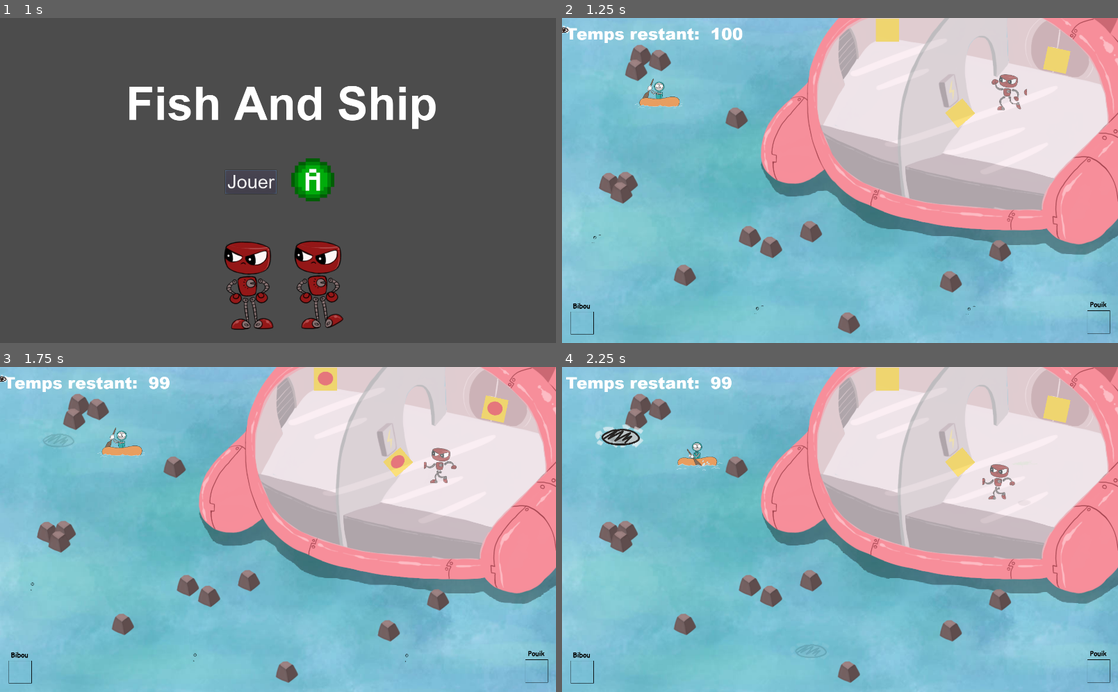
Above: before the commit, frames 1-4 (two rows, left to right).
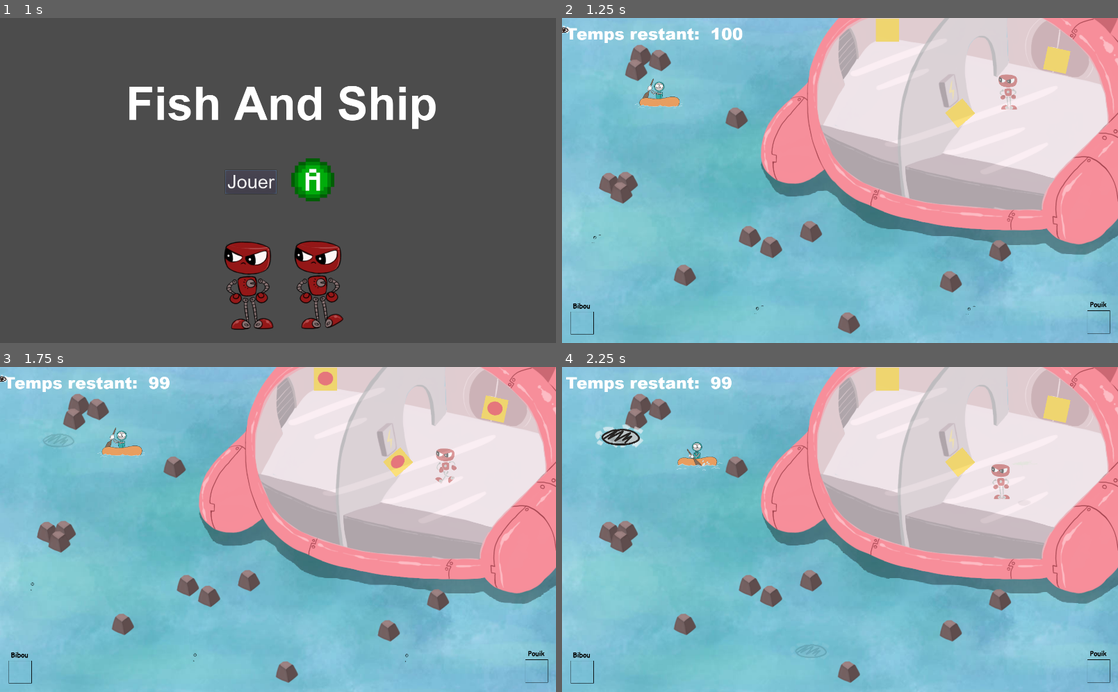
Above: after the commit, the same moments.

Repository: Majimo/FishAndShip
Game: Godot game, scene res://scenes/Intro.tscn
The game is run twice, just before and just after one commit, with the same random seed, the same clock (stepped at 60 frames per second) and the same inputs. Sound files missing from this copy of the repository are replaced by a short silence.
Inputs:
- Up to frame 1 (1 s): click "Jouer" at 0.5 s
- Up to frame 2 (1.25 s): no input
- Up to frame 3 (1.75 s): tap Enter (ui_accept) at 1.25, 1.52 s; hold Right (ui_right) from 1.28 s (still down); hold S (ui_down2) from 1.28 s (still down); tap Q (ui_left2) at 1.55 s
- Up to frame 4 (2.25 s): release Right (ui_right) at 2.03 s; release S (ui_down2) at 2.03 s; hold Down (ui_down) from 2.03 s (still down); tap Q (ui_left2) at 2.1 s

Frame 1 is identical in both runs. In frame 2, 0.3% of the frame differs, in the area x 77-84%, y 17-29%; in frame 3, 0.3%, in the area x 76-83%, y 24-36%; in frame 4, 0.3%.

Commit message:
animations pouik

Diff:
--- a/scenes/Dropzone.tscn
+++ b/scenes/Dropzone.tscn
@@ -6,7 +6,7 @@
 [ext_resource path="res://assets/objets/PlancheDeBois.png" type="Texture" id=4]
 
 [sub_resource type="RectangleShape2D" id=1]
-extents = Vector2( 48.0507, 42.3496 )
+extents = Vector2( 51.8507, 47.0996 )
 
 [node name="Dropzone" type="Area2D" groups=[
 "dropZone",
@@ -14,7 +14,7 @@
 script = ExtResource( 2 )
 
 [node name="CollisionShape2D" type="CollisionShape2D" parent="."]
-position = Vector2( -13.3, -7.60005 )
+position = Vector2( -13.3, 1.89997 )
 shape = SubResource( 1 )
 
 [node name="PlancheDeBois" type="Sprite" parent="."]
--- a/scenes/MainWorld.tscn
+++ b/scenes/MainWorld.tscn
@@ -229,7 +229,7 @@
 visible = false
 texture = ExtResource( 24 )
 
-[node name="BibouLabel2" type="Label" parent="InventaireJ2"]
+[node name="PouikLabel" type="Label" parent="InventaireJ2"]
 margin_left = -24.4584
 margin_top = -62.5681
 margin_right = 23.5416
@@ -330,6 +330,7 @@
 
 [node name="Musique" type="AudioStreamPlayer" parent="."]
 stream = ExtResource( 30 )
+volume_db = -5.0
 
 [node name="VaisseauCoule" type="Timer" parent="."]
 wait_time = 100.0
--- a/scenes/Perso.tscn
+++ b/scenes/Perso.tscn
@@ -1,23 +1,13 @@
-[gd_scene load_steps=23 format=2]
+[gd_scene load_steps=27 format=2]
 
 [ext_resource path="res://assets/Bibourame.png" type="Texture" id=1]
 [ext_resource path="res://scripts/AbstractPerso.gd" type="Script" id=2]
 [ext_resource path="res://assets/BibouPeche.png" type="Texture" id=3]
-[ext_resource path="res://assets/Pouik_Marche.png" type="Texture" id=4]
-[ext_resource path="res://assets/Pouik_Attend.png" type="Texture" id=5]
 [ext_resource path="res://sounds/Hamecon_dans_leau.wav" type="AudioStream" id=6]
 [ext_resource path="res://sounds/Soudage.wav" type="AudioStream" id=7]
 [ext_resource path="res://sounds/Choc.wav" type="AudioStream" id=8]
-
-[sub_resource type="AtlasTexture" id=1]
-flags = 4
-atlas = ExtResource( 5 )
-region = Rect2( 256, 0, 256, 300 )
-
-[sub_resource type="AtlasTexture" id=2]
-flags = 4
-atlas = ExtResource( 5 )
-region = Rect2( 512, 0, 256, 300 )
+[ext_resource path="res://sounds/Bibou_content.wav" type="AudioStream" id=9]
+[ext_resource path="res://assets/players/Pouik_Attend (1).png" type="Texture" id=10]
 
 [sub_resource type="AtlasTexture" id=3]
 flags = 4
@@ -34,56 +24,96 @@
 atlas = ExtResource( 1 )
 region = Rect2( 682, 0, 341, 256 )
 
-[sub_resource type="AtlasTexture" id=6]
+[sub_resource type="AtlasTexture" id=16]
+flags = 4
+atlas = ExtResource( 10 )
+region = Rect2( 428, 0, 214, 512 )
+
+[sub_resource type="AtlasTexture" id=17]
+flags = 4
+atlas = ExtResource( 10 )
+region = Rect2( 642, 0, 214, 512 )
+
+[sub_resource type="AtlasTexture" id=18]
+flags = 4
+atlas = ExtResource( 10 )
+region = Rect2( 856, 0, 214, 512 )
+
+[sub_resource type="AtlasTexture" id=19]
+flags = 4
+atlas = ExtResource( 10 )
+region = Rect2( 1070, 0, 214, 512 )
+
+[sub_resource type="AtlasTexture" id=8]
 flags = 4
 atlas = ExtResource( 3 )
 region = Rect2( 0, 0, 378, 256 )
 
-[sub_resource type="AtlasTexture" id=7]
+[sub_resource type="AtlasTexture" id=9]
 flags = 4
 atlas = ExtResource( 3 )
 region = Rect2( 378, 0, 378, 256 )
 
-[sub_resource type="AtlasTexture" id=8]
+[sub_resource type="AtlasTexture" id=10]
 flags = 4
 atlas = ExtResource( 3 )
 region = Rect2( 756, 0, 378, 256 )
 
-[sub_resource type="AtlasTexture" id=9]
+[sub_resource type="AtlasTexture" id=11]
 flags = 4
 atlas = ExtResource( 3 )
 region = Rect2( 1134, 0, 378, 256 )
 
-[sub_resource type="AtlasTexture" id=10]
+[sub_resource type="AtlasTexture" id=15]
 flags = 4
-atlas = ExtResource( 4 )
-region = Rect2( 256, 0, 256, 300 )
+atlas = ExtResource( 10 )
+region = Rect2( 1498, 0, 214, 512 )
 
-[sub_resource type="AtlasTexture" id=11]
+[sub_resource type="AtlasTexture" id=20]
 flags = 4
-atlas = ExtResource( 4 )
-region = Rect2( 512, 0, 256, 300 )
+atlas = ExtResource( 10 )
+region = Rect2( 0, 0, 214, 512 )
+
+[sub_resource type="AtlasTexture" id=21]
+flags = 4
+atlas = ExtResource( 10 )
+region = Rect2( 214, 0, 214, 512 )
+
+[sub_resource type="AtlasTexture" id=22]
+flags = 4
+atlas = ExtResource( 10 )
+region = Rect2( 1284, 0, 214, 512 )
 
 [sub_resource type="SpriteFrames" id=12]
 animations = [ {
-"frames": [ SubResource( 1 ), SubResource( 2 ) ],
-"loop": true,
-"name": "idle",
-"speed": 5.0
-}, {
 "frames": [ SubResource( 3 ), SubResource( 4 ), SubResource( 5 ) ],
 "loop": true,
 "name": "bibou_rame",
 "speed": 4.5
 }, {
-"frames": [ SubResource( 6 ), SubResource( 7 ), SubResource( 8 ), SubResource( 9 ) ],
+"frames": [ SubResource( 16 ), SubResource( 17 ), SubResource( 18 ), SubResource( 19 ) ],
+"loop": true,
+"name": "pouik_marche",
+"speed": 5.0
+}, {
+"frames": [ SubResource( 8 ), SubResource( 9 ), SubResource( 10 ), SubResource( 11 ) ],
 "loop": true,
 "name": "bibou_peche",
 "speed": 2.0
 }, {
-"frames": [ SubResource( 10 ), SubResource( 11 ) ],
+"frames": [ SubResource( 15 ) ],
 "loop": true,
-"name": "pouik_marche",
+"name": "pouik_soude",
+"speed": 5.0
+}, {
+"frames": [ SubResource( 20 ), SubResource( 21 ) ],
+"loop": true,
+"name": "pouik_attend",
+"speed": 2.0
+}, {
+"frames": [ SubResource( 22 ) ],
+"loop": true,
+"name": "pouik_recupere",
 "speed": 5.0
 } ]
 
@@ -99,7 +129,7 @@
 [node name="Sprite" type="AnimatedSprite" parent="."]
 scale = Vector2( 0.4, 0.4 )
 frames = SubResource( 12 )
-animation = "bibou_rame"
+animation = "pouik_recupere"
 
 [node name="Timer" type="Timer" parent="."]
 
@@ -126,6 +156,10 @@
 
 [node name="DepotDitem" type="AudioStreamPlayer" parent="."]
 stream = ExtResource( 8 )
+
+[node name="BibouContent" type="AudioStreamPlayer" parent="."]
+stream = ExtResource( 9 )
 [connection signal="timeout" from="Timer" to="." method="_on_Timer_timeout"]
+[connection signal="area_entered" from="Area2D" to="." method="_on_Area2D_area_entered_drop"]
 [connection signal="area_entered" from="Area2D" to="." method="_on_Area2D_area_entered"]
-[connection signal="area_entered" from="Area2D" to="." method="_on_Area2D_area_entered_drop"]
+[connection signal="finished" from="BibouPeche" to="." method="_on_BibouPeche_finished"]
--- a/scripts/AbstractPerso.gd
+++ b/scripts/AbstractPerso.gd
@@ -14,3 +14,7 @@
 
 func reset_player_animation():
 	print('Reset de l\'animation')
+
+
+func _on_BibouPeche_finished():
+	$BibouContent.play()
--- a/scripts/Perso2.gd
+++ b/scripts/Perso2.gd
@@ -1,30 +1,55 @@
 extends "res://scripts/AbstractPerso.gd"
 
+var isSpecialAction
 signal recupere_objet
 
 
+func _ready():
+	isSpecialAction = ""
+	$Sprite.play("pouik_attend")
+
 func _physics_process(delta):
 	var direction = Vector2()
-	$Sprite.play("pouik_marche")
 
 	if Input.is_action_pressed("ui_right2"):
+		$Sprite.play("pouik_marche")
 		direction.x += 1
 	if Input.is_action_pressed("ui_left2"):
+		$Sprite.play("pouik_marche")
 		direction.x -= 1
 	if Input.is_action_pressed("ui_down2"):
+		$Sprite.play("pouik_marche")
 		direction.y += 1
 	if Input.is_action_pressed("ui_up2"):
+		$Sprite.play("pouik_marche")
 		direction.y -= 1
+
+	if direction == Vector2(0, 0) && isSpecialAction == "":
+		$Sprite.play("pouik_attend")
+	if isSpecialAction != "":
+		$Sprite.play(isSpecialAction)
 
 	move_and_collide((speed * delta) * direction)
 
 func _on_Area2D_area_entered(area):
 	if area.is_in_group('zoneAReparer'):
 		$PouikSoude.play()
+		$Sprite.stop()
+		isSpecialAction = "pouik_soude"
+		$Sprite.play("pouik_soude")
 		actionPersoAvecAttente('Hop hop, on répare', 2)
 		area._on_Perso2_repairModule()
 
 func _on_Area2D_area_entered_drop(area):
 	if area.is_in_group('dropZone'):
+		$PouikSoude.play()
+		$Sprite.stop()
+		isSpecialAction = "pouik_recupere"
+		$Sprite.play("pouik_recupere")
 		actionPersoAvecAttente('Ca récupère !', 1)
 		emit_signal("recupere_objet")
+
+func reset_player_animation():
+	.reset_player_animation()
+	$Sprite.play("pouik_attend")
+	isSpecialAction = ""
Binary file added: assets/players/Pouik_Attend (1).png
Not shown, changed: assets/players/Pouik_Attend (1).png.import
Binary file removed: assets/players/Pouik_Attend.png
Not shown, added: sounds/Bibou_content.wav.import
Not shown, added: sounds/Bibou_content.wav
